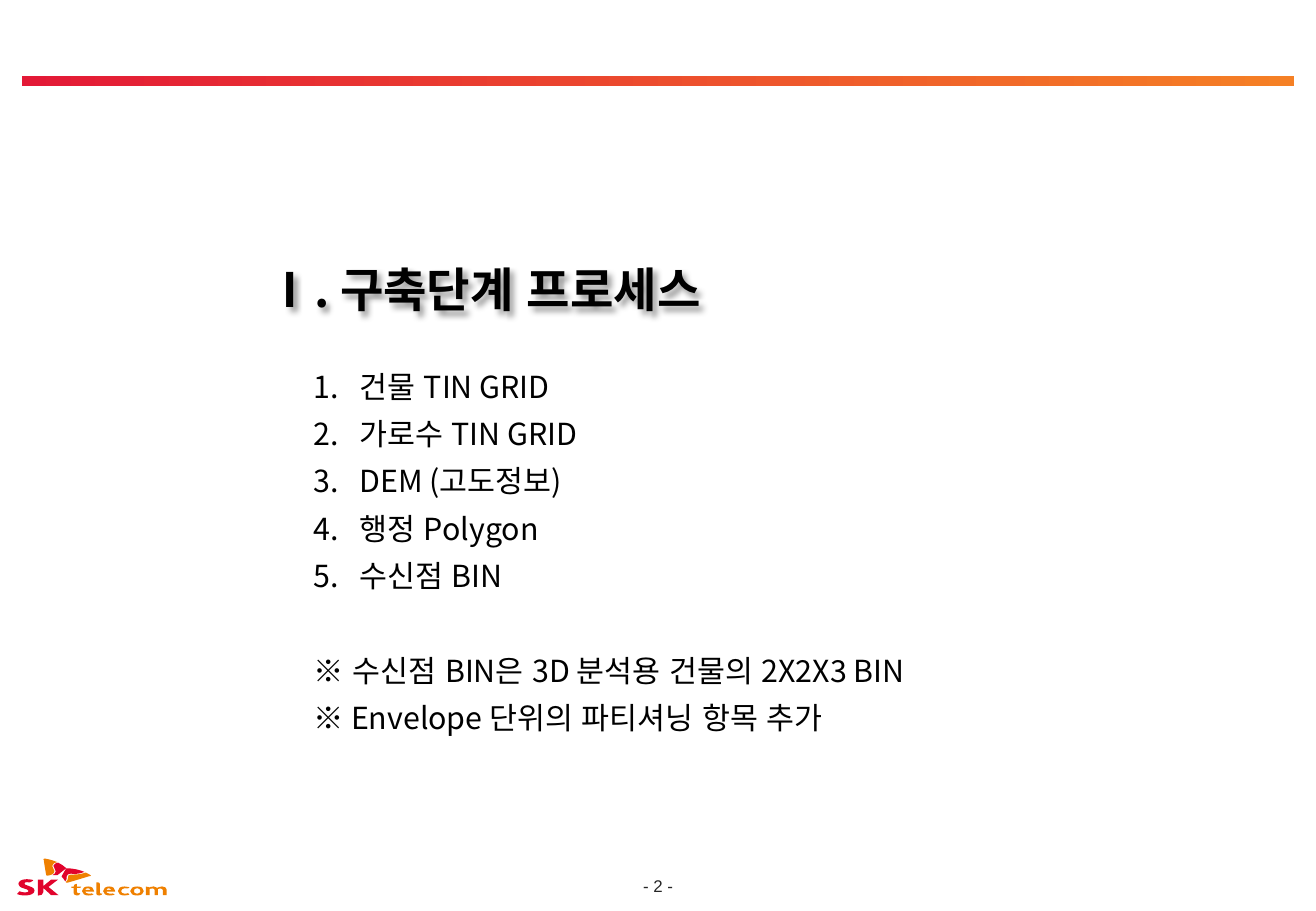
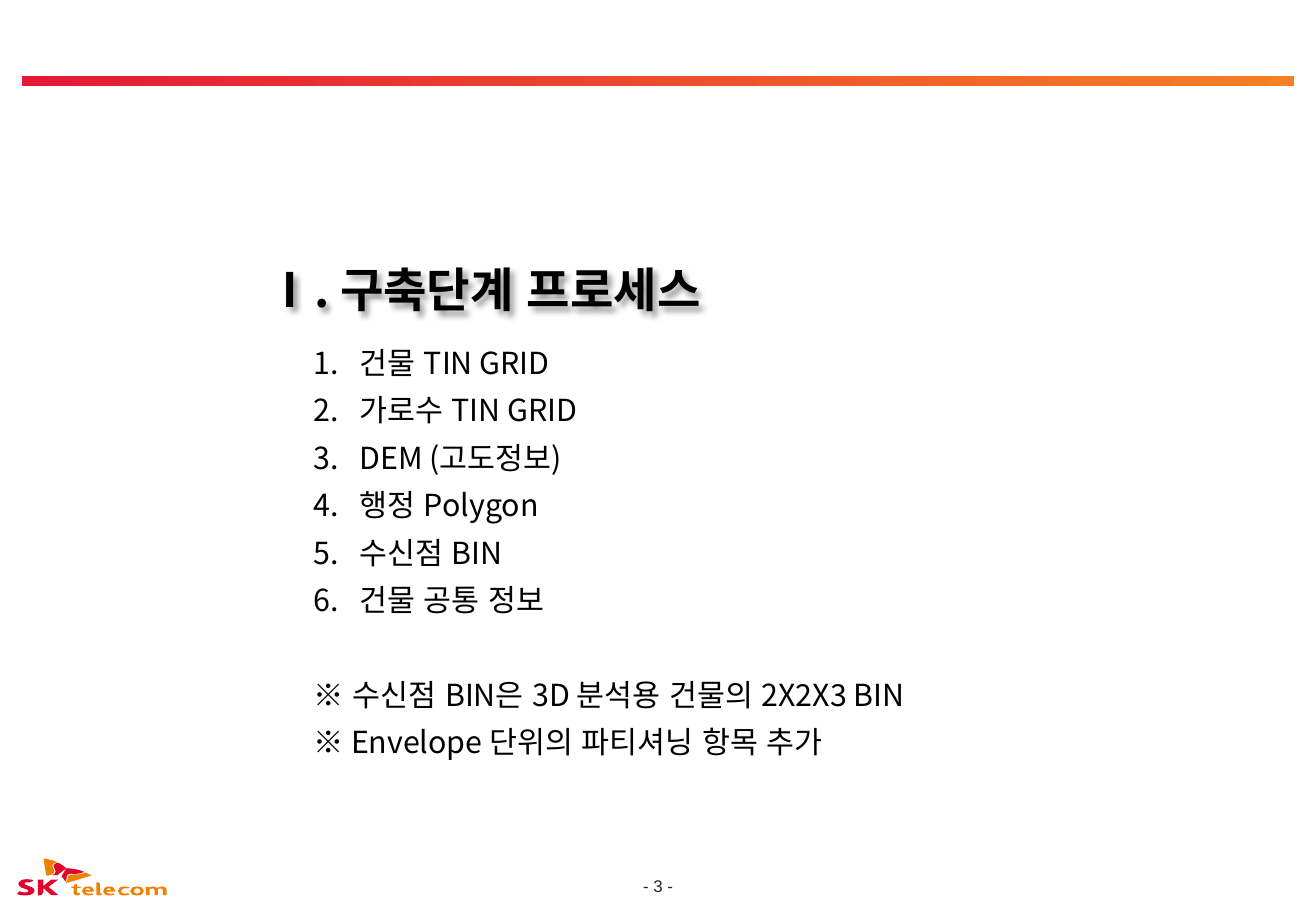
Before and after one commit to pmosoft/spark_scala, a slide deck: slide 4 of eos/02.설계/TEOSPI-ProcessFlow_20190715.pptx (slide 3 before the commit). Drawn at 1316x911 pixels with LibreOffice and Linux fonts; fonts in the diff are those of the drawing; background and template pictures are left out. Boxes give left, top, right and bottom in pixels: in the first picture for what was removed or moved away, otherwise in the second. Text is boxed around its words. In the diff, an @@ line names an element or a change of style, - is before the commit and + after.

```diff
--- a/eos/02.설계/TEOSPI-ProcessFlow_20190715.pptx
+++ b/eos/02.설계/TEOSPI-ProcessFlow_20190715.pptx
@@ text at [359,586,544,614]: paragraph added @@
+6. 건물 공통 정보
@@ page number at [653,880,662,892]: text changed @@
-- 2 -
+- 3 -
```
Also in this commit, not shown: 4 other slides changed, 14 slides added, 4 other files.
